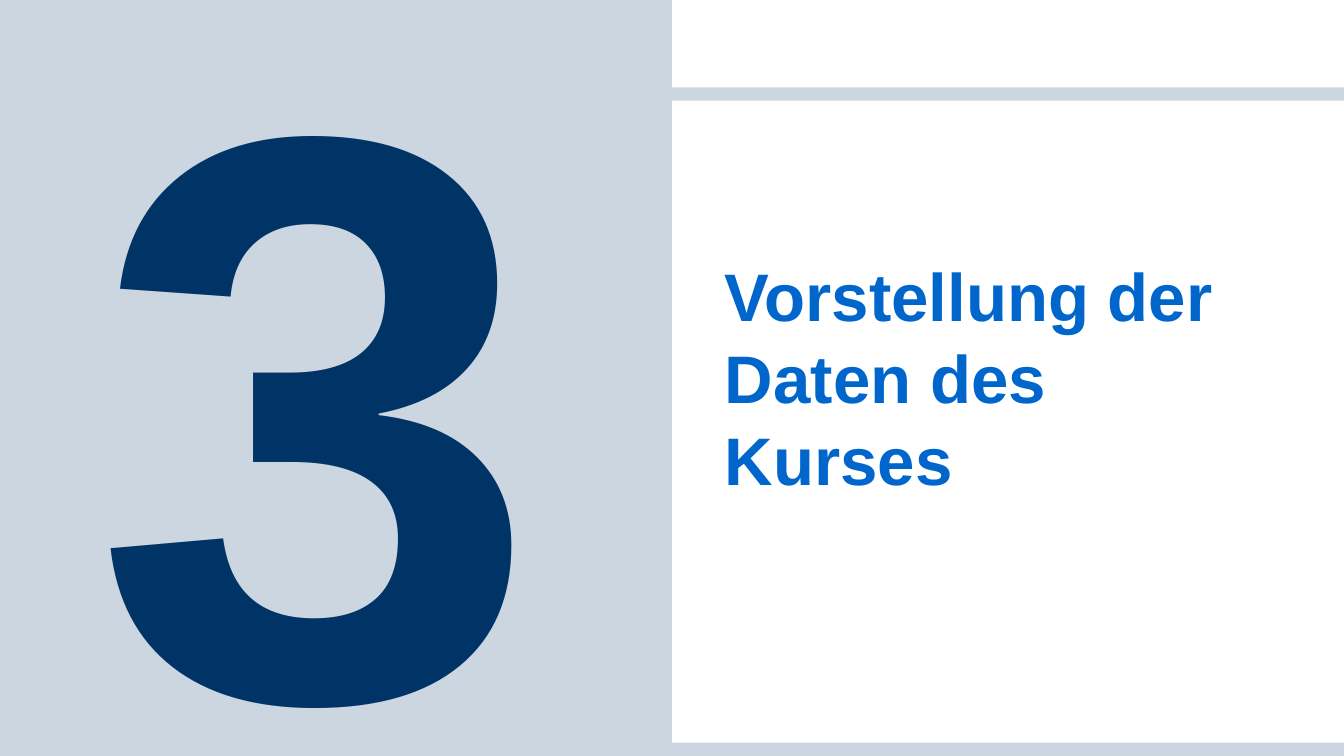
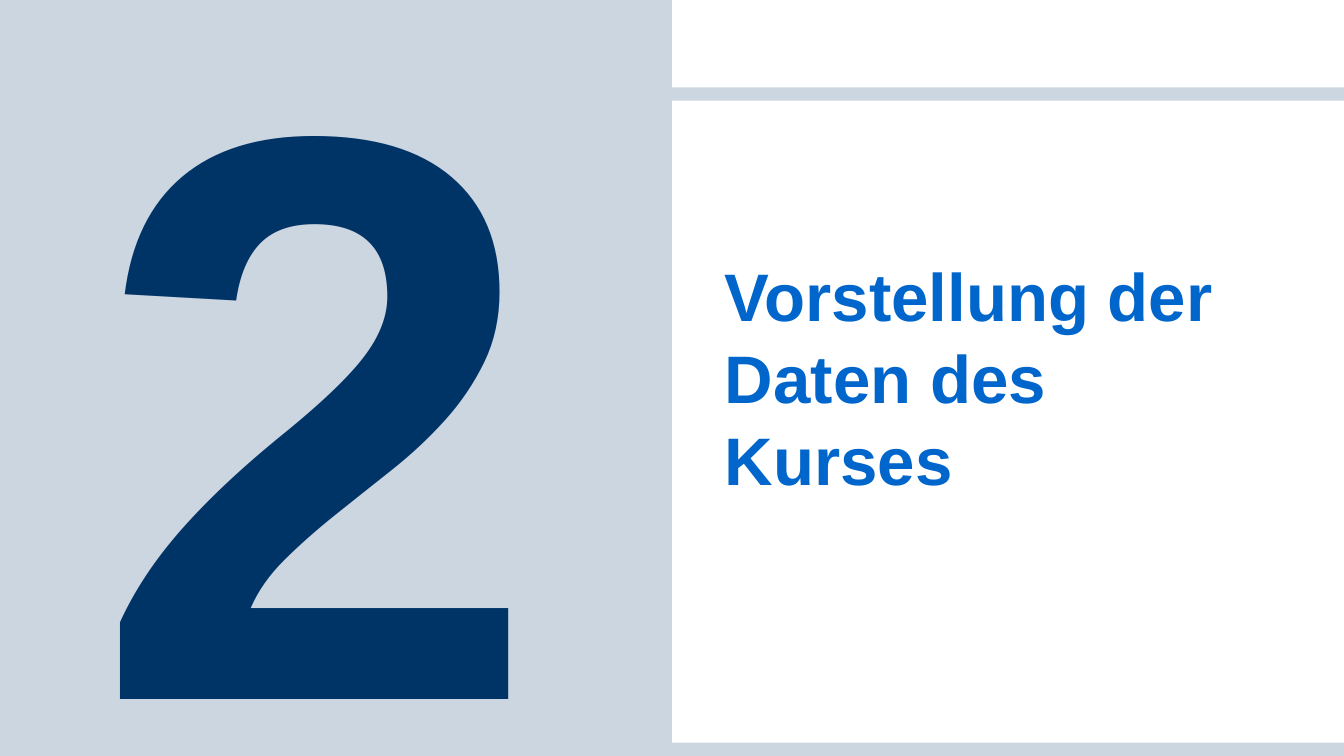
Before and after one commit to cgnguyen/class_political_psychology, a slide deck: slide 15 of 2_Slides_Literature/2_Basics of Political Psychology/2-Methoden und Theorien der politischen Psychologie.pptx (slide 18 before the commit). Drawn at 1344x756 pixels with LibreOffice and Linux fonts; fonts in the diff are those of the drawing; background and template pictures are left out. Boxes give left, top, right and bottom in pixels: in the first picture for what was removed or moved away, otherwise in the second. Text is boxed around its words. In the diff, an @@ line names an element or a change of style, - is before the commit and + after.

```diff
--- a/2_Slides_Literature/2_Basics of Political Psychology/2-Methoden und Theorien der politischen Psychologie.pptx
+++ b/2_Slides_Literature/2_Basics of Political Psychology/2-Methoden und Theorien der politischen Psychologie.pptx
@@ title at box(92, 136, 540, 699): text changed @@
-3
+2
```
Also in this commit, not shown: 2 other slides changed, 2 slides added, 10 slides removed.
